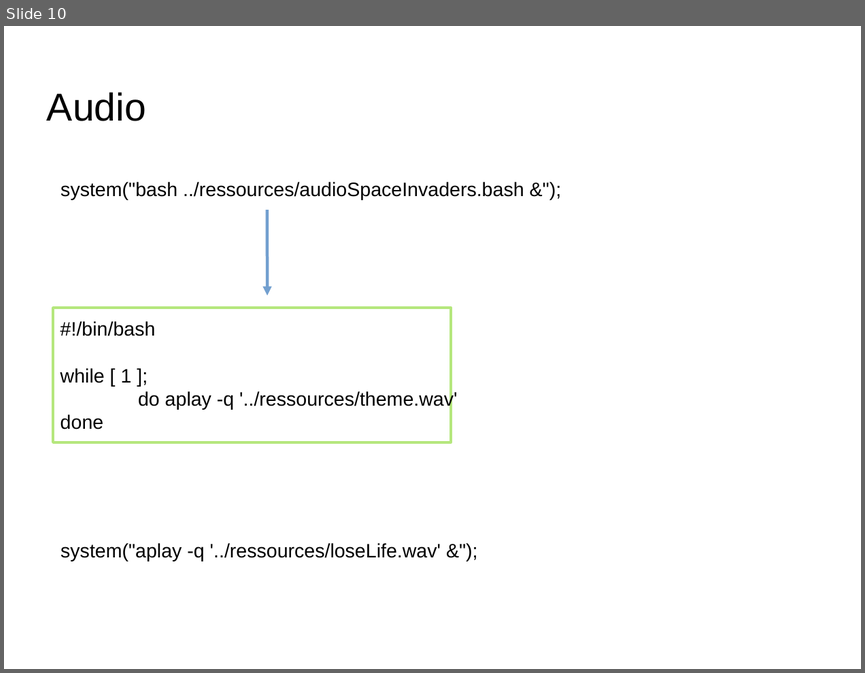
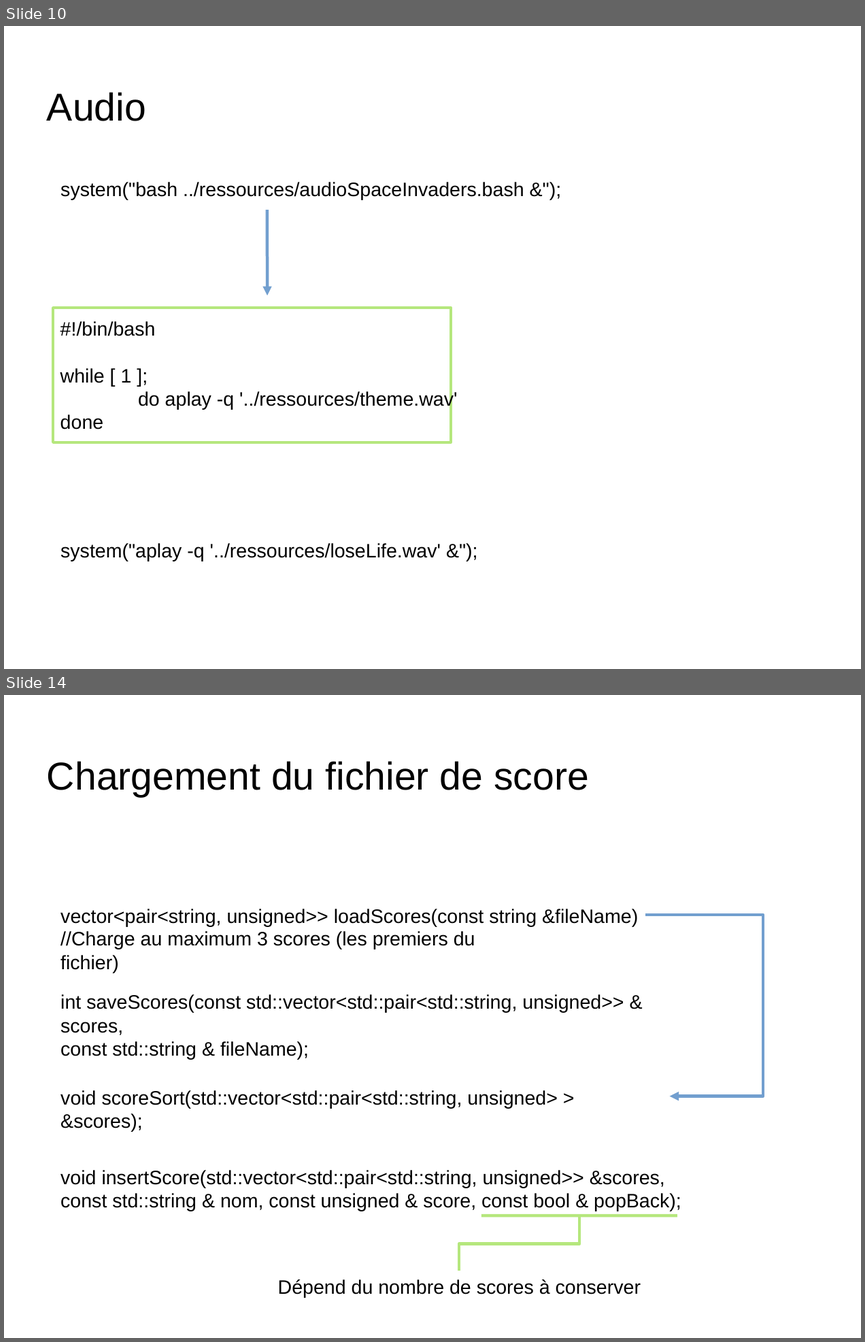
Before and after one commit to nponsard/G2_G4_Bennacer_Lesbros_MathieuDrif_Ponsard_Tritz, a slide deck: docs/Presentation.odp. Shown one above the other, each under a label of ours: slide 10 before the commit, slides 10 and 14 after it; the slides between them are not shown. The pictures are 865x673 and 865x1342 pixels, drawn with LibreOffice and Linux fonts; fonts in the diff are those of the drawing; background and template pictures are left out. Boxes give left, top, right and bottom in pixels: in the first picture for what was removed or moved away, otherwise in the second. Text is boxed around its words. In the diff, an @@ line names an element or a change of style, - is before the commit and + after.

```diff
--- a/docs/Presentation.odp
+++ b/docs/Presentation.odp
@@ slide 14 added at [4, 695, 861, 1338], background picture (left out) @@
@@ title added at [47, 761, 589, 797], 36 pt, text #000000 @@
+Chargement du fichier de score
@@ text added at [60, 909, 638, 927], 18 pt, text #000000 @@
+vector<pair<string, unsigned>> loadScores(const string &fileName)
@@ elbow arrow added from (645, 915) to (670, 1096), #729FCF 2.83 pt @@
@@ text added at [60, 931, 475, 972], 18 pt, text #000000 @@
+//Charge au maximum 3 scores (les premiers du fichier)
@@ text added at [60, 994, 623, 1059], 18 pt, text #000000 @@
+int saveScores(const std::vector<std::pair<std::string, unsigned>> & scores,
+const std::string & fileName);
@@ text added at [60, 1090, 558, 1132], 18 pt, text #000000 @@
+void scoreSort(std::vector<std::pair<std::string, unsigned> > &scores);
@@ text added at [60, 1170, 681, 1211], 18 pt, text #000000 @@
+void insertScore(std::vector<std::pair<std::string, unsigned>> &scores,
+const std::string & nom, const unsigned & score, const bool & popBack);
@@ elbow line added from (579, 1215) to (459, 1270), #B5E77D 2.83 pt @@
@@ line added from (481, 1215) to (677, 1215), #B5E77D 2.83 pt @@
@@ text added at [278, 1279, 640, 1297], 18 pt, text #000000 @@
+Dépend du nombre de scores à conserver
```
Also in this commit, not shown: 4 slides changed, 3 other slides added, 1 other file.
